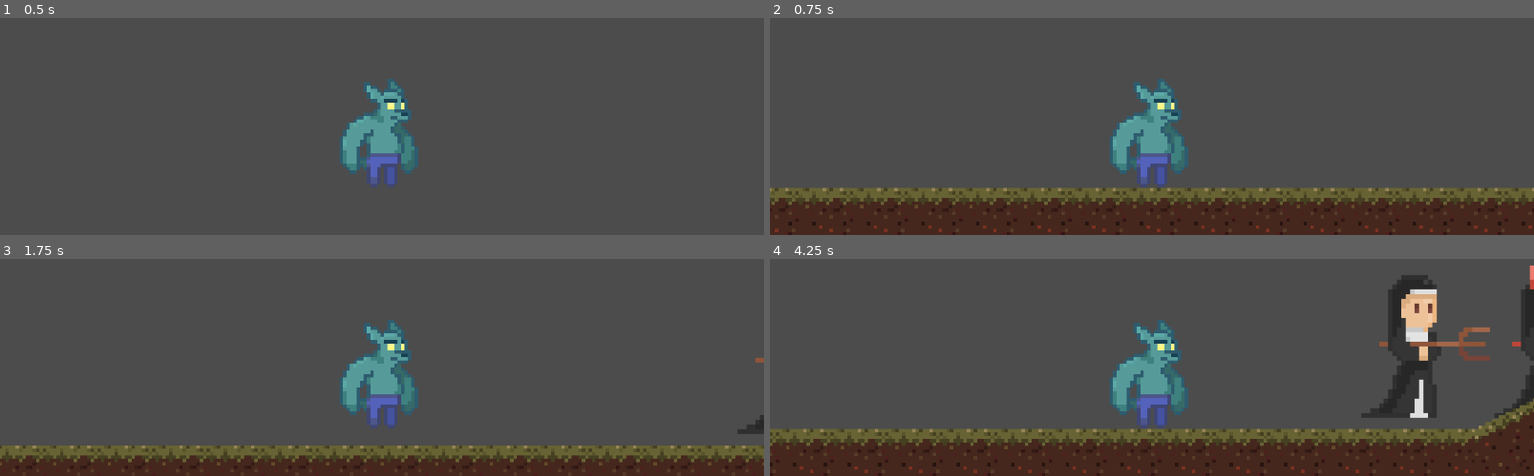
Above: before the commit, frames 1-4 (two rows, left to right).
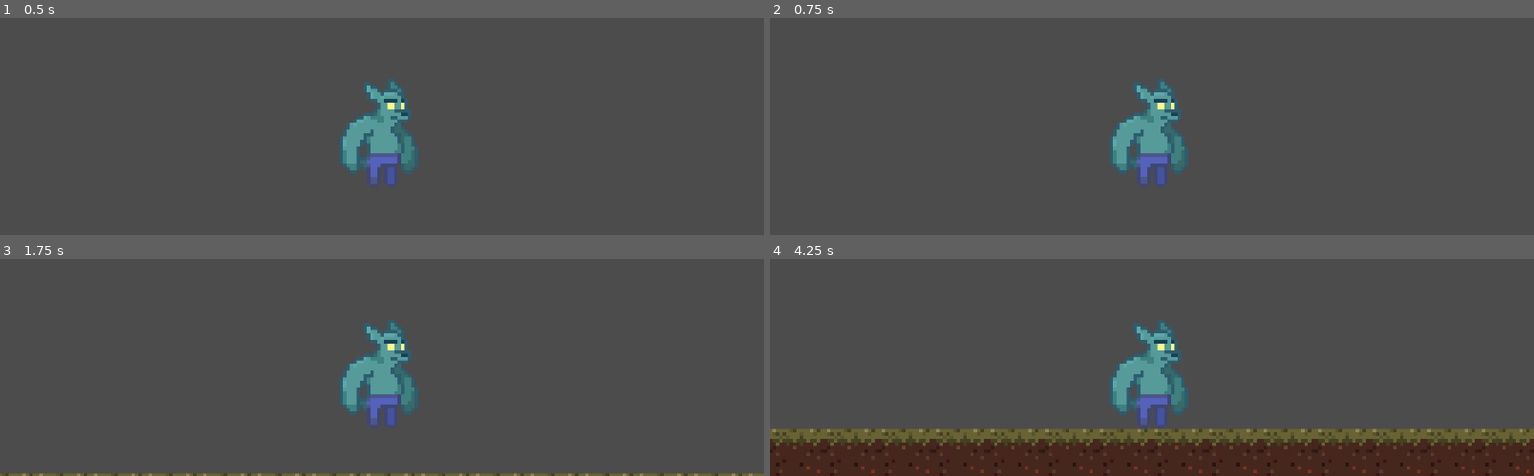
Above: after the commit, the same moments.

Repository: nadiadecar/GGJ2022
Game: Godot game, scene res://Scenes/Principal.tscn
Two runs of this game, one before a commit and one after it. Both use one fixed random seed, a clock stepped at 60 frames per second and the inputs below.
Inputs:
- Up to frame 1 (0.5 s): no input
- Up to frame 2 (0.75 s): hold Right (right) from 0.53 s (still down); hold X (attack) from 0.53 s (still down)
- Up to frame 3 (1.75 s): keep holding Right (right); tap Z (jump) at 0.77, 1.52 s; release X (attack) at 1.28 s; tap X (attack) at 1.35 s
- Up to frame 4 (4.25 s): release Right (right) at 2.03 s; hold Left (left) 2.03-2.78 s; hold X (attack) 2.03-2.78 s; hold Right (right) from 2.78 s (still down); tap X (attack) at 2.85 s; tap Z (jump) at 3.02, 3.77 s; hold X (attack) from 3.53 s (still down)

Frame 1 is identical in both runs. In frame 2, 22% of the frame differs, in the area x 0-100%, y 78-100%; in frame 3, 14%; in frame 4, 8.4%.

Commit message:
Arreglo del salto

Diff:
--- a/Scenes/Personajes/Enemy.tscn
+++ b/Scenes/Personajes/Enemy.tscn
@@ -1,6 +1,5 @@
-[gd_scene load_steps=7 format=2]
+[gd_scene load_steps=6 format=2]
 
-[ext_resource path="res://Sprites/Werewolf/lobo_iddle_1.png" type="Texture" id=1]
 [ext_resource path="res://Scripts/Enemy-Trident.gd" type="Script" id=2]
 [ext_resource path="res://Sprites/Nun/Monjas daño -Sheet.png" type="Texture" id=3]
 
@@ -17,14 +16,10 @@
 [node name="Enemy" type="KinematicBody2D" groups=["enemy"]]
 script = ExtResource( 2 )
 
-[node name="LoboIddle1" type="Sprite" parent="."]
-position = Vector2( -4, 15 )
-texture = ExtResource( 1 )
-
 [node name="Sprite" type="Sprite" parent="." groups=["enemy"]]
-position = Vector2( -269, -170 )
-scale = Vector2( 1.3, 1.4 )
+position = Vector2( -2, -78 )
 texture = ExtResource( 3 )
+hframes = 6
 
 [node name="enemy-body" type="CollisionShape2D" parent="." groups=["enemy"]]
 shape = SubResource( 1 )
--- a/Scenes/Personajes/Prota.tscn
+++ b/Scenes/Personajes/Prota.tscn
@@ -989,7 +989,7 @@
 
 [node name="ray-right" type="RayCast2D" parent="attack-right"]
 enabled = true
-cast_to = Vector2( 0, 20 )
+cast_to = Vector2( 0, 25 )
 
 [node name="attack-left" type="CollisionShape2D" parent="." groups=["wolf-attack"]]
 visible = false
@@ -1000,7 +1000,7 @@
 
 [node name="ray-left" type="RayCast2D" parent="attack-left"]
 enabled = true
-cast_to = Vector2( 0, 20 )
+cast_to = Vector2( 0, 25 )
 
 [node name="Caution" type="Area2D" parent="."]
 visible = false
--- a/Scenes/Principal.tscn
+++ b/Scenes/Principal.tscn
@@ -251,7 +251,7 @@
 [node name="Characters" type="Node2D" parent="."]
 
 [node name="Prota" parent="Characters" instance=ExtResource( 1 )]
-position = Vector2( 476, 391 )
+position = Vector2( 126, 252 )
 
 [node name="Enemy-Trident" parent="Characters" instance=ExtResource( 2 )]
 position = Vector2( 2704, 698 )
